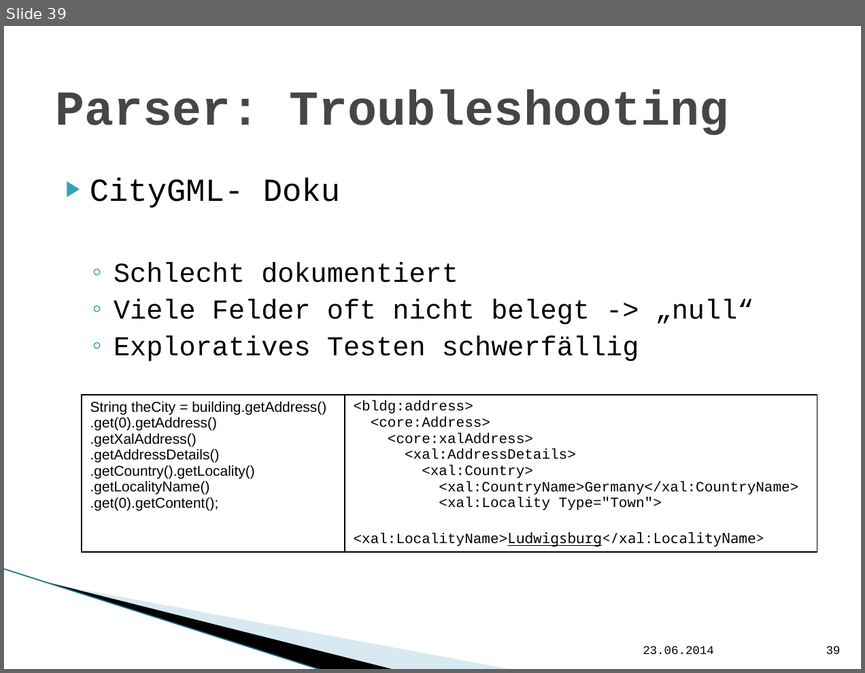
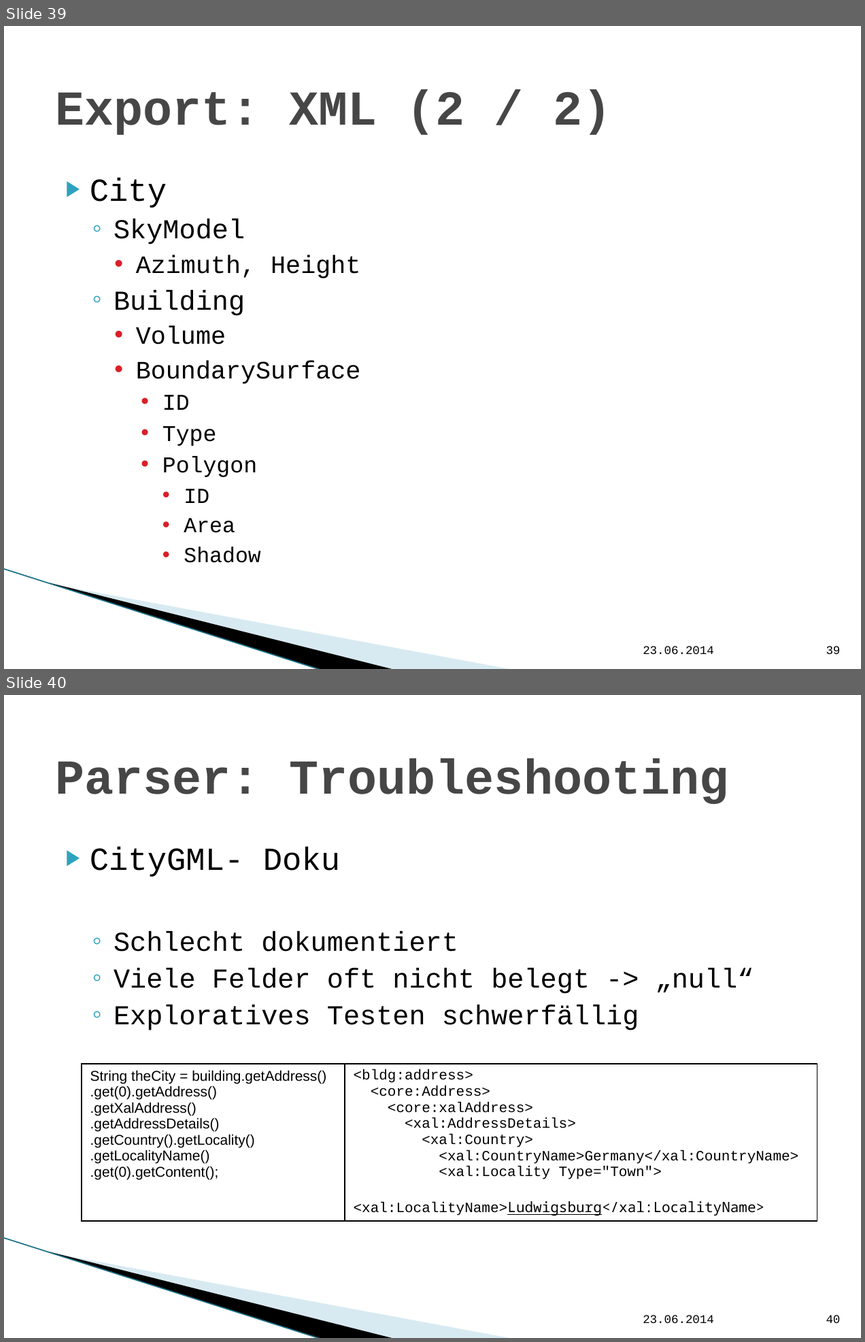
Before and after one commit to hft-swp/stuff, a slide deck: doku/präsentation nicht komplett/vCity-Präsentation.pptx. Shown one above the other, each under a label of ours: slide 39 before the commit, slides 39 and 40 after it. The pictures are 865x673 and 865x1342 pixels, drawn with LibreOffice and Linux fonts; fonts in the diff are those of the drawing; background and template pictures are left out. Boxes give left, top, right and bottom in pixels: in the first picture for what was removed or moved away, otherwise in the second. Text is boxed around its words. In the diff, an @@ line names an element or a change of style, - is before the commit and + after.

```diff
--- a/doku/präsentation nicht komplett/vCity-Präsentation.pptx
+++ b/doku/präsentation nicht komplett/vCity-Präsentation.pptx
@@ slide 39 added at (4,26,861,669), background #FFFFFF; not listed: 3 template elements that a slide beside it also shows @@
@@ title added at (55,90,611,135), 41 pt, text #464646, bold @@
+Export: XML (2 / 2)
@@ text added at (90,178,361,563), 21 pt, text #000000 @@
+▶ City
+  ◦ SkyModel
+    • Azimuth, Height
+  ◦ Building
+    • Volume
+    • BoundarySurface
+      • ID
+      • Type
+      • Polygon
+        • ID
+        • Area
+        • Shadow
@@ text added at (643,645,714,654), 10 pt, text #000000 @@
+23.06.2014
@@ page number added at (826,645,840,654), 10 pt, text #000000 @@
+39
@@ what was slide 39 is now slide 40 @@
@@ page number at (826,1314,840,1323): text changed @@
-39
+40
```
Also in this commit, not shown: 2 slides changed.
